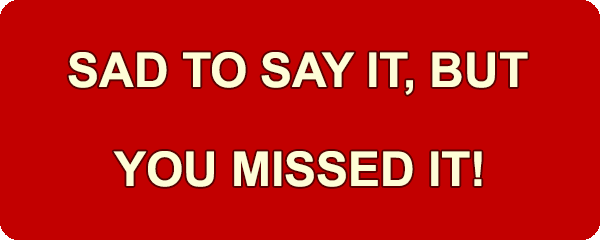
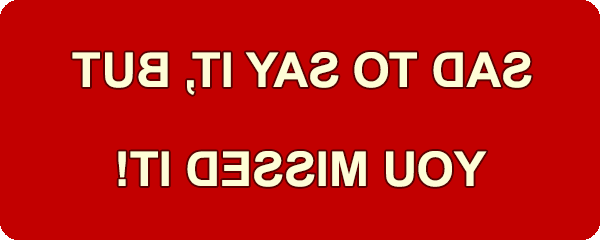
Layer changes from the first (600, 240) image to the second:
painted on "YOU MISSED IT!" over [113, 151, 487, 187]
painted on "SAD TO SAY IT, BUT" over [68, 52, 532, 95]
